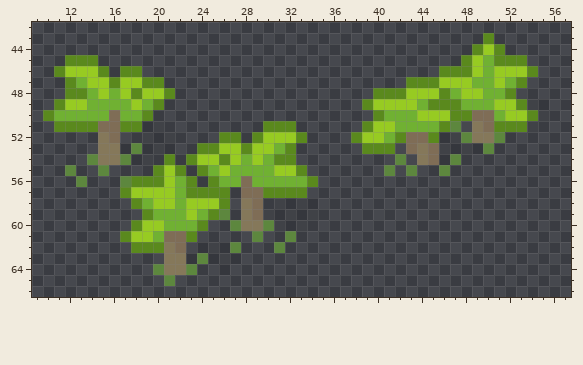
One commit to this sprite sheet: Images/TileSets/Civ6/Tiles/JungleLow.png. Above: the version before the commit.
The file is 64x72 pixels. Pixels under 10% opacity are left out. Shown: x 9..57, y 42..66.
The same view after the edit:
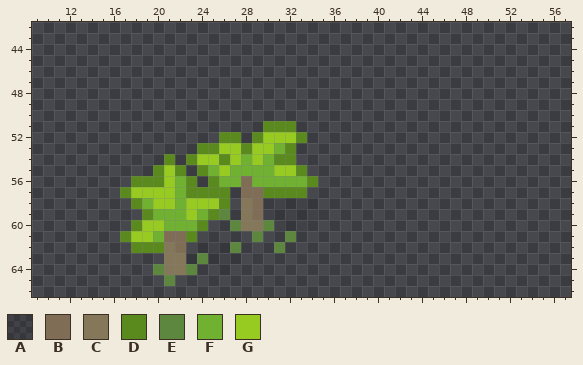
Palette (. is transparent): A #0d0d0d1a  B #7f6d56  C #85785a  D #5a891d  E #5d873e  F #70b132  G #97cb22
The exact change:
The edit erases colour A in row 49 at x 54 to 55; in row 50 at x 55; in row 51 at x 19 to 20 and 54; in row 52 at x 19 to 21 and 46 to 47; in row 53 at x 17, 19 to 21 and 46 to 49; in row 54 at x 18 to 19 and 46.
The edit erases colour B in row 50 at x 16 and 49 to 50; in row 51 at x 15 to 16 and 50; in row 52 at x 16 and 43 to 44; in row 53 at x 43 and 45; in row 54 at x 45.
The edit erases colour C in row 51 at x 49; in row 52 at x 15 and 49 to 50; in rows 53 to 54 at x 15 to 16 and 44.
The edit erases colour D in row 43 at x 50; in row 44 at x 49 and 51; in row 45 at x 12 to 14, 48 and 51 to 53; in row 46 at x 11, 15, 17 to 18, 46 to 48 and 54; in row 47 at x 12, 16, 19 to 20, 43 to 45 and 53; in row 48 at x 12 to 13, 18, 21, 40 to 42, 46 and 52.
The edit erases colour D in row 49 at x 11, 20, 39, 45 to 47 and 53; in row 50 at x 10, 19, 40, 47 to 48 and 54; in row 51 at x 11 to 14, 17 to 18, 39, 46 and 51 to 53; in row 52 at x 38, 42 and 45; in row 53 at x 39 to 41.
The edit erases colour E in row 51 at x 47; in row 52 at x 48 and 51; in row 53 at x 18 and 50; in row 54 at x 14, 17, 42 and 47; in row 55 at x 12, 15, 41, 43 and 46; in row 56 at x 13 and 17.
The edit erases colour F in rows 45 to 46 at x 50; in row 47 at x 13, 49 to 50 and 52; in row 48 at x 14, 16, 47 and 50 to 51; in row 49 at x 14 to 17, 19, 44 and 48 to 50; in row 50 at x 11 to 15, 17 to 18, 41 to 43 and 51; in row 51 at x 42 to 45.
The edit erases colour F in row 52 at x 41.
The edit erases colour G in row 44 at x 50; in row 45 at x 49; in row 46 at x 12 to 14, 49 and 51 to 53; in row 47 at x 14 to 15, 17 to 18, 46 to 48 and 51; in row 48 at x 15, 17, 19 to 20, 43 to 45 and 48 to 49; in row 49 at x 12 to 13, 18, 40 to 43 and 51 to 52.
The edit erases colour G in row 50 at x 44 to 46 and 52 to 53; in row 51 at x 40 to 41; in row 52 at x 39 to 40.
